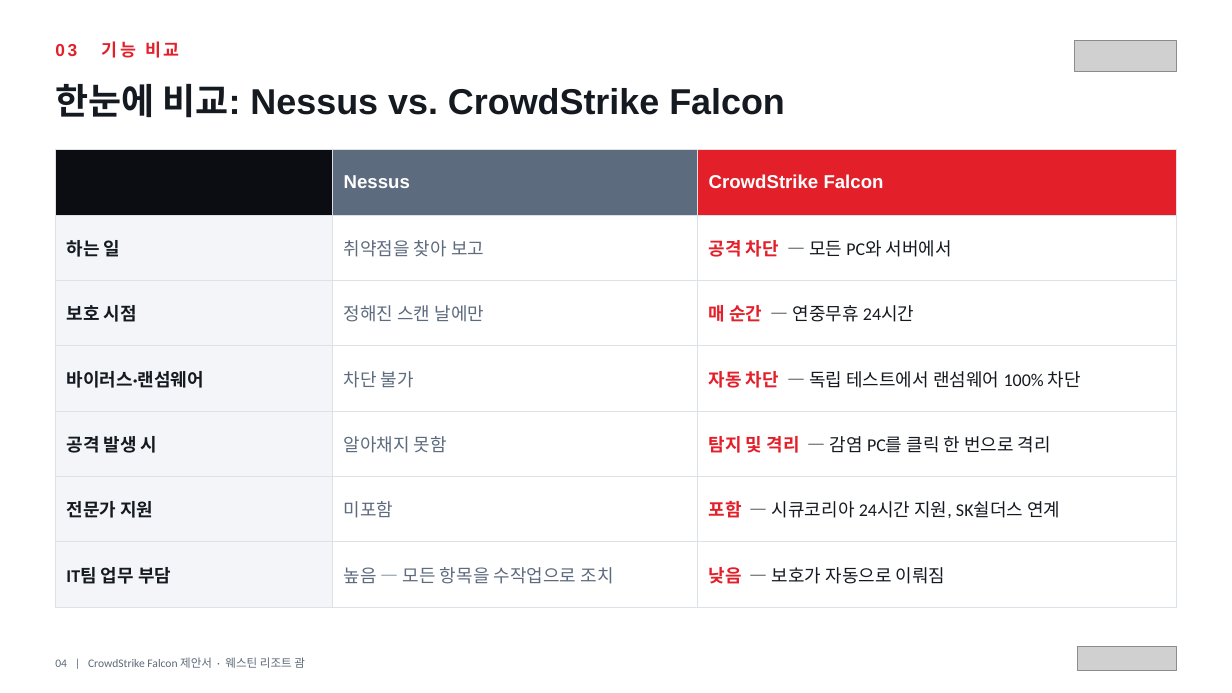
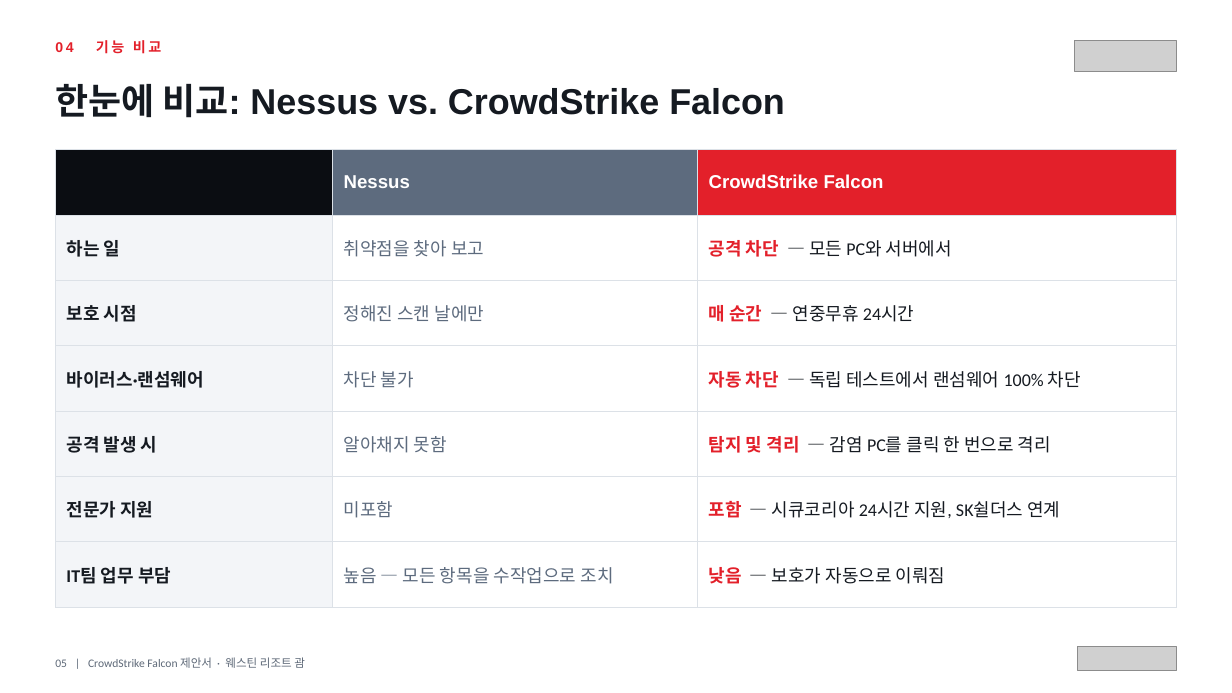
Before and after one commit to BigLee-Creator/Recommendations, a slide deck: slide 5 of KOR._CrowdStrike_Falcon_Proposal_for_Westin_Resort_Guam_SECUKOREA.pptx (slide 4 before the commit). Drawn at 1232x693 pixels with LibreOffice and Linux fonts; fonts in the diff are those of the drawing; grey boxes stand for pictures. Boxes give left, top, right and bottom in pixels: in the first picture for what was removed or moved away, otherwise in the second. Text is boxed around its words. In the diff, an @@ line names an element or a change of style, - is before the commit and + after.

```diff
--- a/KOR._CrowdStrike_Falcon_Proposal_for_Westin_Resort_Guam_SECUKOREA.pptx
+++ b/KOR._CrowdStrike_Falcon_Proposal_for_Westin_Resort_Guam_SECUKOREA.pptx
@@ text at (55,40,162,54): text changed; size 13.5 to 11 pt @@
-03 기능 비교
+04 기능 비교
@@ text at (55,657,305,668): text changed @@
-04 | CrowdStrike Falcon 제안서 · 웨스틴 리조트 괌
+05 | CrowdStrike Falcon 제안서 · 웨스틴 리조트 괌
```
Also in this commit, not shown: 6 other slides changed, 1 slide added, 1 slide removed, 1 other file.
